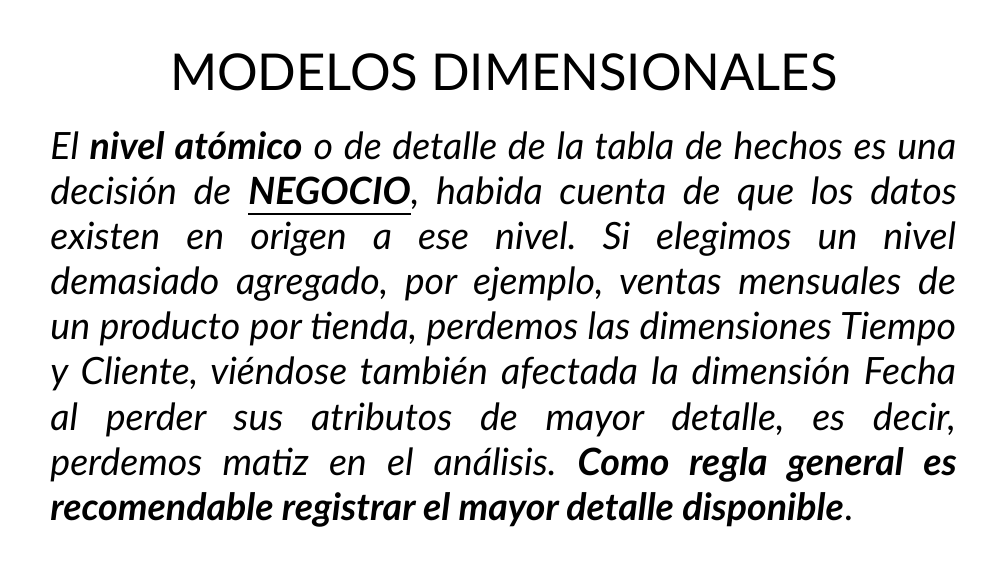
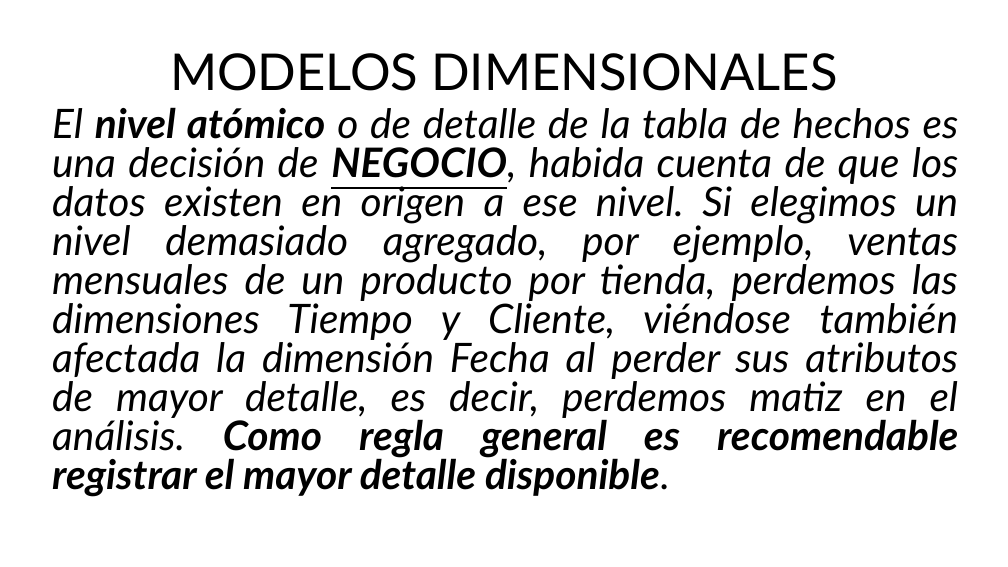
Before and after one commit to Eurobeater/cursoBigDataIA, a slide deck: slide 15 of Sistemas de Big Data/Tema 4 Modelos/Modelos_2.odp. Drawn at 1008x567 pixels with LibreOffice and Linux fonts; fonts in the diff are those of the drawing. Boxes give left, top, right and bottom in pixels: in the first picture for what was removed or moved away, otherwise in the second. Text is boxed around its words. In the diff, an @@ line names an element or a change of style, - is before the commit and + after.

```diff
--- a/Sistemas de Big Data/Tema 4 Modelos/Modelos_2.odp
+++ b/Sistemas de Big Data/Tema 4 Modelos/Modelos_2.odp
@@ text "El nivel atómico o de ...": place and size @@
-text "El nivel atómico o de ..." at (50, 131, 957, 527)
+text "El nivel atómico o de ..." at (52, 107, 959, 497)
@@ text "El nivel atómico o de ..." at (52, 107, 959, 497): size 29.6 to 32 pt; line spacing 1 to 0.8 @@
@@ rectangle removed at (20, 303, 957, 371) @@
@@ freeform shape added at (20, 303, 957, 371), fill #FFFFFF, outline #FFFFFF 0 pt @@
@@ rectangle removed at (256, 526, 344, 554) @@
@@ freeform shape added at (256, 526, 344, 554), fill #FFFFFF, outline #FFFFFF 0 pt @@
```
Also in this commit, not shown: 33 other slides changed, 1 other file.
